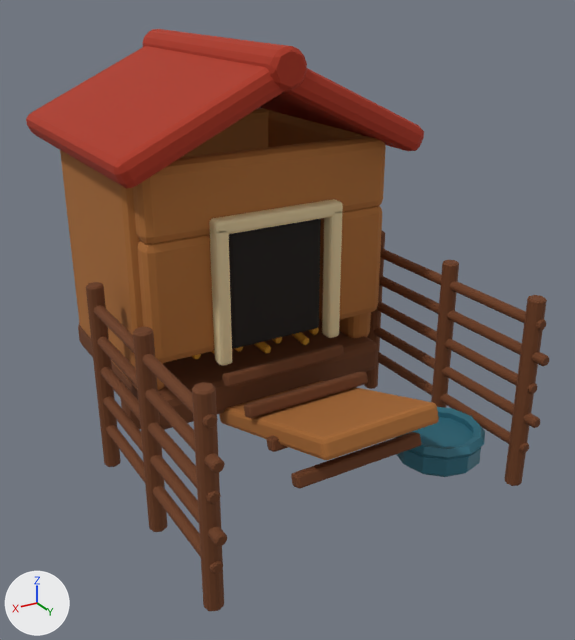
The glTF model apps/garden/public/assets/models/ChickenCoop.glb: old version first, new version second.
Rendered twice from a camera (50 mm lens) standing at (1.032, 2.092, 1.291) and looking at (-0.034, 0.315, 0.403). Arrows for +X, +Y and +Z are at lower left; the lights stay in place. The first picture is the older version. Where no turn or scale is listed for an object, it has been applied to the vertices. Vertices at exactly the same position are counted once.

Before the edit, the objects in view are built like this:
```python
me_cube = bpy.data.meshes.new('Cube')
me_cube.from_pydata(...)  # 1064 vertices, 2036 faces; spans x -0.483..0.483, y -0.34..0.905, z -0.205..0.355
me_cube.materials.append(mat_material_chickencoop_oak)  # brown #6b3b19
me_cube_003 = bpy.data.meshes.new('Cube.003')
me_cube_003.from_pydata(...)  # 392 vertices, 756 faces; spans x -0.39..0.39, y -0.04..1.131, z -0.452..0.325
me_cube_003.materials.append(mat_material_chickencoop_oaklight)  # brown #ab6b30
me_cylinder_024 = bpy.data.meshes.new('Cylinder.024')
me_cylinder_024.from_pydata(...)  # 108 vertices, 212 faces; spans x -0.128..0.128, y -0.128..0.128, z -0.035..0.057
me_cylinder_024.materials.append(mat_material_chickencoop_enamel)  # cyan #2e6e7f
ob_chickencoop_bowl = bpy.data.objects.new('ChickenCoop_Bowl', me_cylinder_024)
ob_chickencoop_bowl.location = (-0.31, 0.67, 0.095)
ob_chickencoop_wooddark = bpy.data.objects.new('ChickenCoop_WoodDark', me_cube)
ob_chickencoop_wooddark.location = (0.0, -0.03, 0.2)
ob_chickencoop_woodlight = bpy.data.objects.new('ChickenCoop_WoodLight', me_cube_003)
ob_chickencoop_woodlight.location = (0.0, -0.31, 0.56)
# also in view: 'ChickenCoop_Trim' at (0.0, 0.325, 0.527); 'ChickenCoop_Entrance' at (0.0, 0.305, 0.52); 'ChickenCoop_Roof' at (0.0, -0.03, 0.993)
```
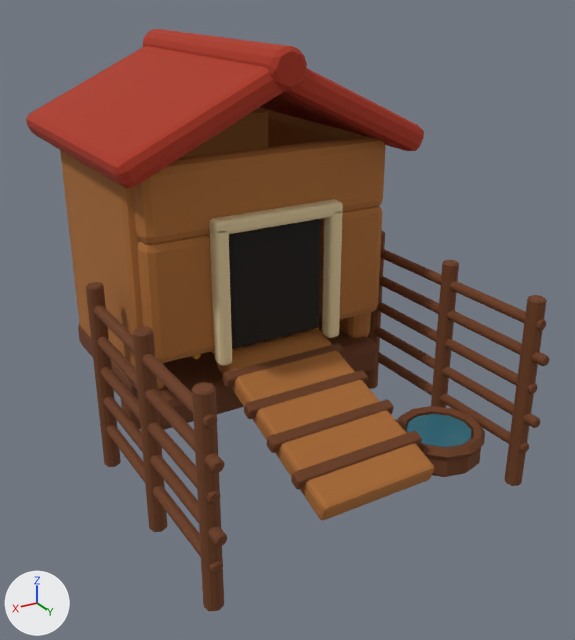
The change, as a diff of the scene's bpy script:
```diff
--- a/apps/garden/public/assets/models/ChickenCoop.glb.py
+++ b/apps/garden/public/assets/models/ChickenCoop.glb.py
@@ mat_material_chickencoop_water @@
+mat_material_chickencoop_water = principled_material('Material.ChickenCoop.Water')
+mat_material_chickencoop_water.base_color = (0.0272, 0.155, 0.214)  # cyan #2e6e7f
+mat_material_chickencoop_water.roughness = 0.28
@@ me_cube_003 @@
 me_cube_003.from_pydata(...)  # 392 vertices, 756 faces; spans x -0.39..0.39, y -0.04..1.131, z -0.452..0.325
 # used by ob_chickencoop_woodlight; location = (0.0, -0.31, 0.56)
+# me_cube_003 part 1: the loose piece of 56 vertices spanning x -0.17..0.17, y 0.569..1.131, z -0.452..-0.228 is turned -36 degrees about the x axis through its middle
 me_cube_003.materials.append(mat_material_chickencoop_oaklight)
@@ me_cylinder_024 @@
 me_cylinder_024.from_pydata(...)  # 108 vertices, 212 faces; spans x -0.128..0.128, y -0.128..0.128, z -0.035..0.057
-me_cylinder_024.materials.append(mat_material_chickencoop_enamel)  # cyan #2e6e7f
+me_cylinder_024.materials.append(mat_material_chickencoop_oak)  # brown #6b3b19
@@ me_cylinder_025 @@
+me_cylinder_025.from_pydata(...)  # a 12-sided cylinder along z spanning x -0.09..0.09, y -0.09..0.09, z -0.004..0.004
+me_cylinder_025.materials.append(mat_material_chickencoop_water)  # cyan #2e6e7f
@@ ob_chickencoop_water @@
+ob_chickencoop_water = bpy.data.objects.new('ChickenCoop_Water', me_cylinder_025)
+ob_chickencoop_water.location = (-0.31, 0.67, 0.137)
```

Changed parts and their boxes (x1, y1, x2, y2) in the pictures (575 x 640 px; the box of a moved part takes in the faces that stretch with it):
'ChickenCoop_WoodLight', reshaped (17% taller): before (60, 108, 439, 460); after (60, 108, 434, 520)
'ChickenCoop_Bowl', recoloured (cyan to brown): (418, 407, 485, 477) in both
'ChickenCoop_Water', added (cyan): after (407, 414, 471, 447)
part 1 of me_cube_003, moved or reshaped: before (219, 381, 439, 460); after (217, 329, 434, 520)
